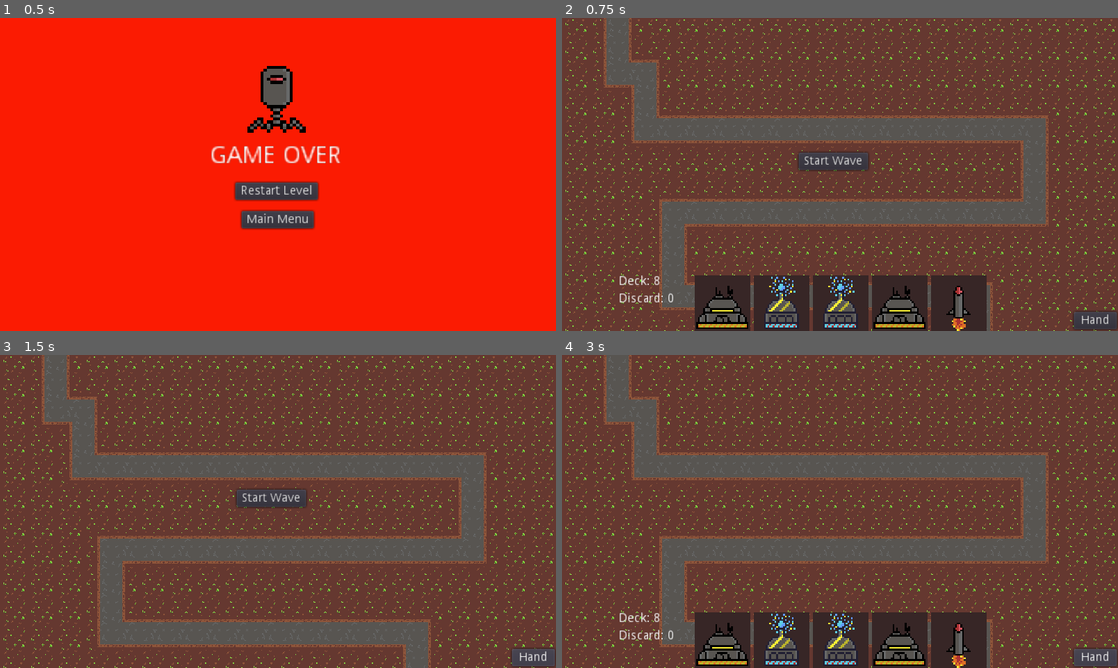
Above: before the commit, frames 1-4 (two rows, left to right).
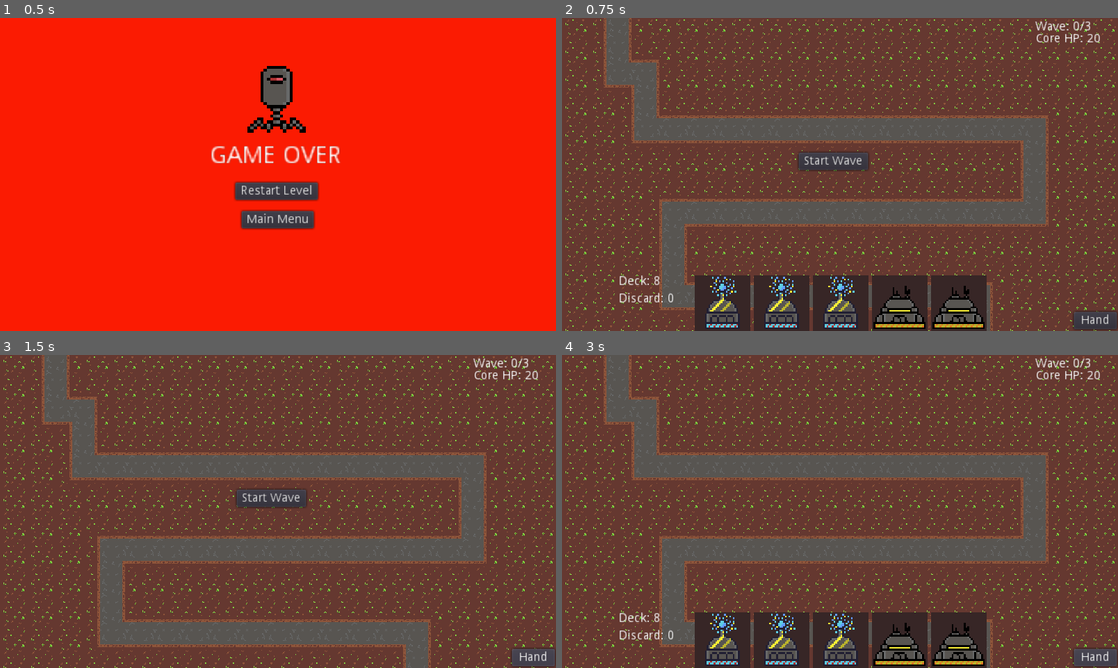
Above: after the commit, the same moments.

Repository: TylerPelaez/TowerCard
Game: Godot game, scene res://World/GameOver.tscn
Two runs of this game, one before a commit and one after it. Both use one fixed random seed, a clock stepped at 60 frames per second and the inputs below. This scene is started directly instead of the project's main scene.
Inputs:
- Up to frame 1 (0.5 s): no input
- Up to frame 2 (0.75 s): click "Restart Level" at 0.5 s
- Up to frame 3 (1.5 s): click "Hand" at 1.25 s
- Up to frame 4 (3 s): click "Start Wave" at 2 s; click "Hand" at 2.75 s

Frame 1 is identical in both runs. In frame 2, 1.7% of the frame differs, in the area x 24-97%, y 1-100%; in frame 3, 0.2%; in frame 4, 1.7%.

Commit message:
Add Core HP and Wave indicators to the UI. Reset deck singleton on gameover. NOTE: still have bug where restarting level after game over will not spawn waves properly

Diff:
--- a/Deck/Deck.gd
+++ b/Deck/Deck.gd
@@ -18,6 +18,26 @@
 			drawPile.push_back(CardsDatabase.create_card_from_data(CardsDatabase.DATA[key]))
 
 	shuffleDeck()
+
+# Reset deck info after a game over
+func reset():
+	for card in drawPile:
+		card.free()
+	for card in discardPile:
+		card.free()
+	for card in trashPile:
+		card.free()
+	for card in hand:
+		card.free()
+	drawPile.clear()
+	discardPile.clear()
+	trashPile.clear()
+	hand.clear()
+
+	randomize()
+	for key in STARTING_DECK.keys():
+		for i in range(STARTING_DECK[key]):
+			drawPile.push_back(CardsDatabase.create_card_from_data(CardsDatabase.DATA[key]))
 
 # Draw the top card of the deck
 # Puts it in the hand
--- a/Enemies/BaseEnemy.tscn
+++ b/Enemies/BaseEnemy.tscn
@@ -41,9 +41,6 @@
 margin_right = 18.0
 margin_bottom = 3.0
 color = Color( 0, 1, 0.227451, 1 )
-__meta__ = {
-"_edit_use_anchors_": false
-}
 
 [node name="VisibilityNotifier2D" type="VisibilityNotifier2D" parent="."]
 [connection signal="hit" from="Hurtbox" to="." method="_on_Hurtbox_hit"]
--- a/Enemies/EnemySpawnController.gd
+++ b/Enemies/EnemySpawnController.gd
@@ -60,4 +60,5 @@
 		emit_signal("wave_finished_enemy_death")
 
 func _onEnemy_attacked_core(damage: float):
+	print("EMIT DAMAGE CORE")
 	emit_signal("spawner_enemy_attacked_core", damage)
--- a/UI/UI.tscn
+++ b/UI/UI.tscn
@@ -71,7 +71,27 @@
 margin_right = 351.0
 margin_bottom = 174.5
 text = "Start Wave"
-[connection signal="pressed" from="HandButton" to="Hand" method="_on_HandButton_pressed"]
+
+[node name="WaveNumber" type="Label" parent="."]
+margin_left = 544.0
+margin_top = 3.175
+margin_right = 584.0
+margin_bottom = 17.175
+text = "Wave:"
+__meta__ = {
+"_edit_use_anchors_": false
+}
+
+[node name="CoreHP" type="Label" parent="."]
+margin_left = 544.0
+margin_top = 16.668
+margin_right = 599.0
+margin_bottom = 30.668
+text = "Core HP:"
+__meta__ = {
+"_edit_use_anchors_": false
+}
 [connection signal="pressed" from="HandButton" to="CardsInDeck" method="_on_HandButton_pressed"]
 [connection signal="pressed" from="HandButton" to="CardsInDiscard" method="_on_HandButton_pressed"]
+[connection signal="pressed" from="HandButton" to="Hand" method="_on_HandButton_pressed"]
 [connection signal="pressed" from="StartWave" to="." method="_on_StartWave_pressed"]
--- a/World/GameOver.gd
+++ b/World/GameOver.gd
@@ -17,8 +17,10 @@
 
 
 func _on_Restart_pressed():
+	Deck.reset()
 	get_tree().change_scene(Utils.get_scene(Utils.level))
 
 
 func _on_Menu_pressed():
+	Deck.reset()
 	get_tree().change_scene("res://Menu/Menu.tscn")
--- a/World/Level.gd
+++ b/World/Level.gd
@@ -22,6 +22,7 @@
 func _ready():
 	enemySpawnController.connect("wave_finished_spawning", self, "_on_EnemySpawnController_wave_finished_spawning")
 	enemySpawnController.connect("wave_finished_enemy_death", self, "_on_EnemySpawnController_wave_finished_enemy_death")
+	enemySpawnController.connect("spawner_enemy_attacked_core", self, "_on_EnemySpawnController_damage_core")
 
 	Utils.level = 1
 	VisualServer.set_default_clear_color(Color("#222222"))
@@ -33,13 +34,18 @@
 	$UI/StartWave.visible = true
 	ui.connect("start_wave", self, "_start_wave")
 
+	$UI/WaveNumber.text = "Wave: " + str(current_wave) + "/" + str(total_waves)
+
 func _process(delta: float) -> void:
+	$UI/CoreHP.text = "Core HP: " + str(core_health)
+
 	if all_enemies_killed && enemies_done_spawning:
 		ui.end_wave()
 		wave_active = false
 		all_enemies_killed = false
 		enemies_done_spawning = false
 		$UI/StartWave.visible = true
+		$UI/WaveNumber.text = "Wave: " + str(current_wave) + "/" + str(total_waves)
 		print("WAVE COMPLETE")
 		if current_wave == total_waves:
 			# LOAD NEXT LEVEL HERE
@@ -66,6 +72,10 @@
 	print("ALL ENEMIES KILLED")
 	all_enemies_killed = true
 
+func _on_EnemySpawnController_damage_core(damage):
+	var newHP = core_health-damage
+	set_core_health(newHP)
+
 func set_core_health(value: float):
 	core_health = clamp(value, 0, core_max_health)
 	if core_health <= 0:
